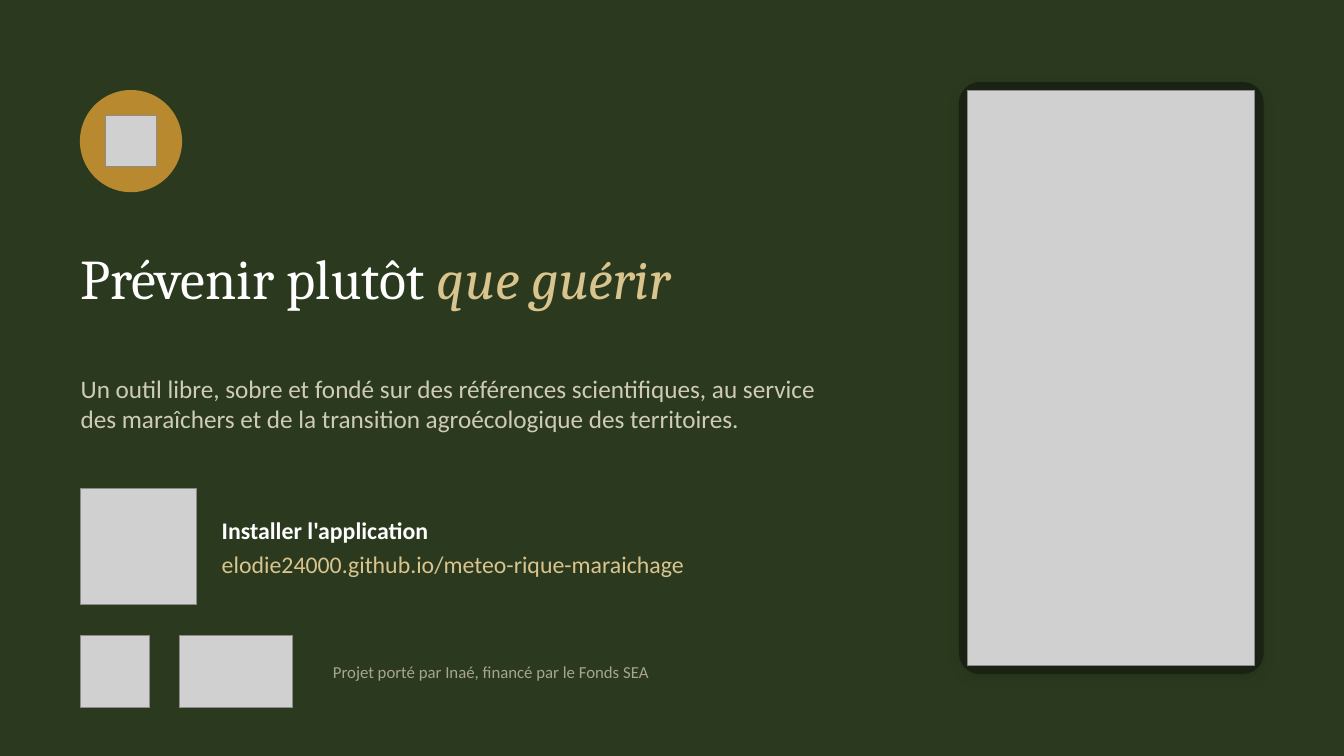
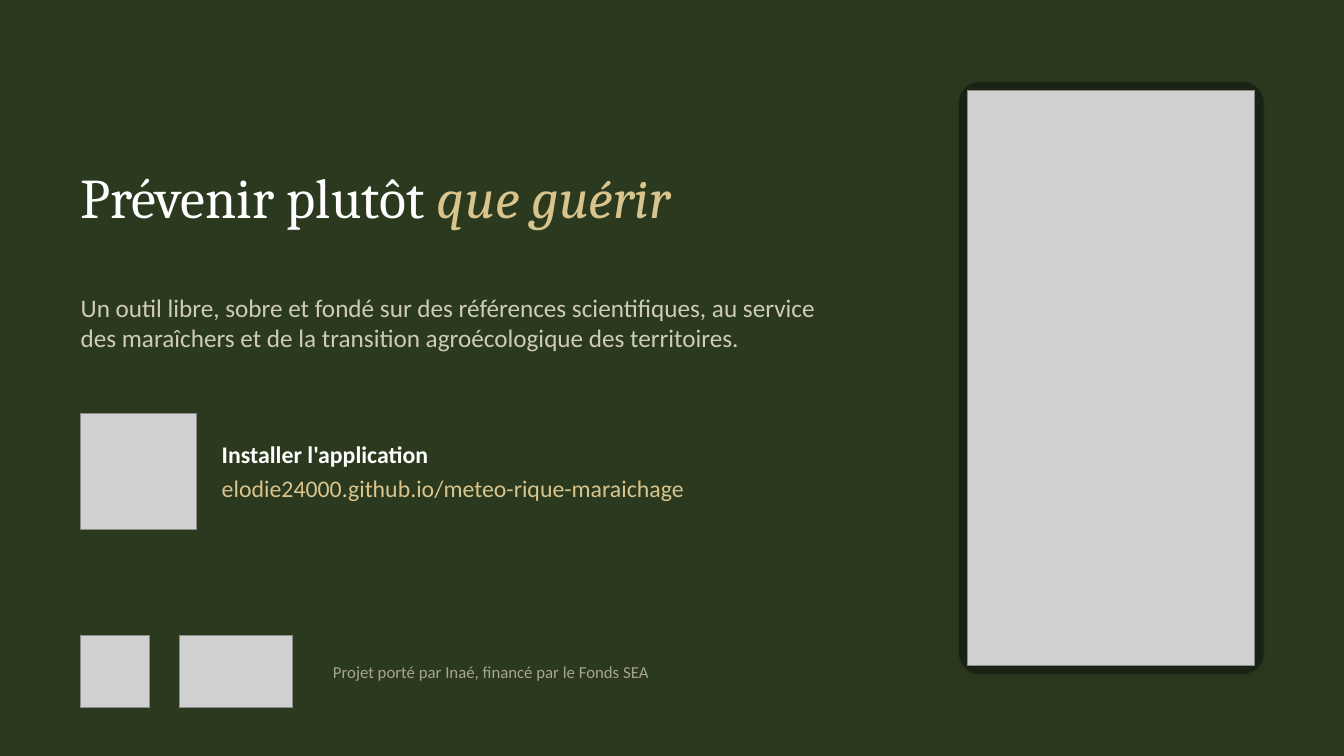
Before and after one commit to elodie24000/meteo-rique-maraichage, a slide deck: slide 11 of presentation/Presentation_outil_maraichage.pptx. Drawn at 1344x756 pixels with LibreOffice and Linux fonts; fonts in the diff are those of the drawing; grey boxes stand for pictures. Boxes give left, top, right and bottom in pixels: in the first picture for what was removed or moved away, otherwise in the second. Text is boxed around its words. In the diff, an @@ line names an element or a change of style, - is before the commit and + after.

```diff
--- a/presentation/Presentation_outil_maraichage.pptx
+++ b/presentation/Presentation_outil_maraichage.pptx
@@ ellipse removed at box(81, 91, 181, 192) @@
@@ picture removed at box(106, 116, 156, 166) @@
@@ text "Prévenir plutôt que guérir": place and size @@
-text "Prévenir plutôt que guérir" at box(81, 259, 671, 312)
+text "Prévenir plutôt que guérir" at box(81, 178, 671, 231)
@@ text "Un outil libre, sobre et ...": place and size @@
-text "Un outil libre, sobre et ..." at box(81, 380, 815, 433)
+text "Un outil libre, sobre et ..." at box(81, 299, 815, 352)
@@ picture: place and size @@
-picture at box(81, 489, 197, 605)
+picture at box(81, 413, 197, 529)
@@ text "Installer l'application": place and size @@
-text "Installer l'application" at box(222, 522, 684, 577)
+text "Installer l'application" at box(222, 446, 684, 501)
```
Also in this commit, not shown: 1 other slide changed.
